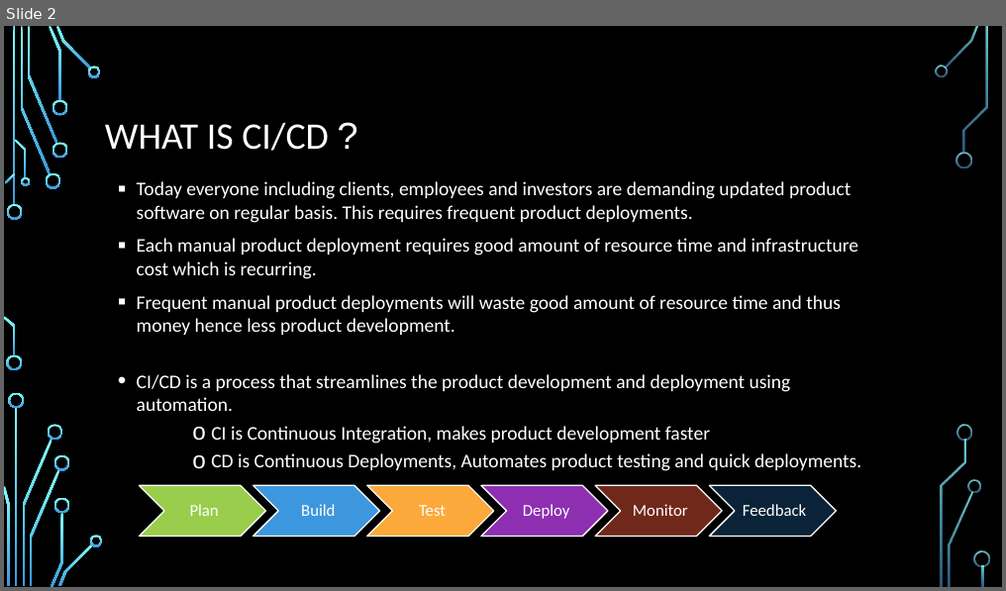
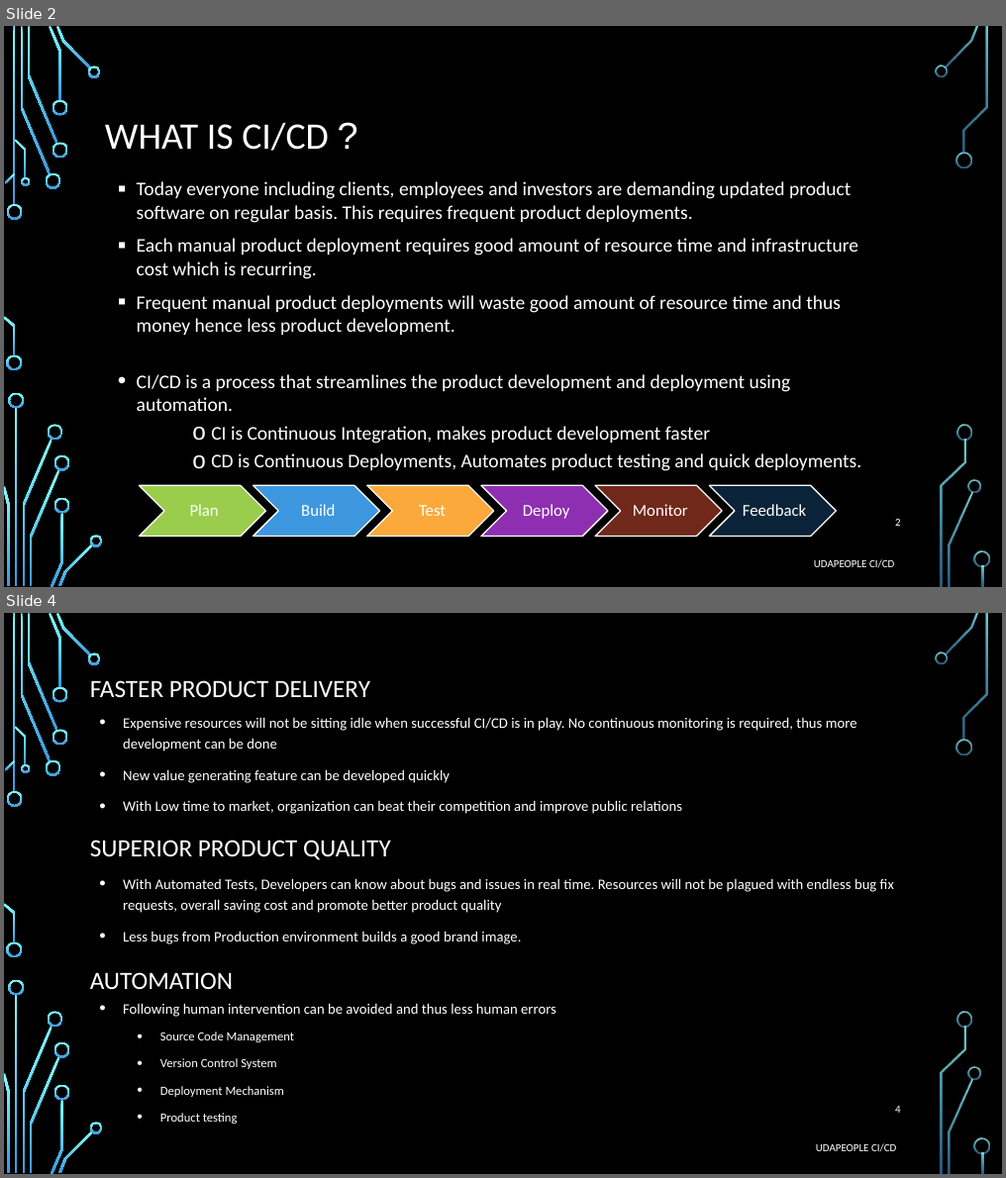
Before and after one commit to anshul-jain23/UdaPeople, a slide deck: presentation.pptx. Shown one above the other, each under a label of ours: slide 2 before the commit, slides 2 and 4 after it; the slides between them are not shown. The pictures are 1006x591 and 1006x1178 pixels, drawn with LibreOffice and Linux fonts; fonts in the diff are those of the drawing; background and template pictures are left out. Boxes give left, top, right and bottom in pixels: in the first picture for what was removed or moved away, otherwise in the second. Text is boxed around its words. In the diff, an @@ line names an element or a change of style, - is before the commit and + after.

```diff
--- a/presentation.pptx
+++ b/presentation.pptx
@@ slide 4 added at box(4, 613, 1002, 1174), background picture (left out); not listed: 36 template elements that a slide beside it also shows @@
@@ text added at box(90, 680, 370, 698), 24 pt, text #FFFFFF @@
+FASTER PRODUCT DELIVERY
@@ text added at box(123, 717, 857, 814), 14 pt, text #FFFFFF @@
+• Expensive resources will not be sitting idle when successful CI/CD is in play. No continuous monitoring is required, thus more development can be done
+• New value generating feature can be developed quickly
+• With Low time to market, organization can beat their competition and improve public relations
@@ text added at box(90, 840, 391, 861), 24 pt, text #FFFFFF @@
+SUPERIOR PRODUCT QUALITY
@@ text added at box(123, 878, 894, 945), 14 pt, text #FFFFFF @@
+• With Automated Tests, Developers can know about bugs and issues in real time. Resources will not be plagued with endless bug fix requests, overall saving cost and promote better product quality
+• Less bugs from Production environment builds a good brand image.
@@ text added at box(90, 972, 233, 989), 24 pt, text #FFFFFF @@
+AUTOMATION
@@ text added at box(123, 1003, 556, 1124), 12 pt, text #FFFFFF @@
+• Following human intervention can be avoided and thus less human errors
+    • Source Code Management
+    • Version Control System
+    • Deployment Mechanism
+    • Product testing
@@ page number added at box(895, 1106, 901, 1113), 10.5 pt, text #FFFFFF @@
+4
@@ text added at box(816, 1144, 896, 1153), 10.5 pt, text #FFFFFF @@
+UDAPEOPLE CI/CD
@@ slide 2 changed as well @@
@@ page number added at box(895, 519, 901, 526), 10.5 pt, text #FFFFFF @@
+2
@@ text added at box(814, 560, 894, 569), 10.5 pt, text #FFFFFF @@
+UDAPEOPLE CI/CD
```
Also in this commit, not shown: 1 other slide changed, 2 other slides added, 2 slides removed, 1 other file.
